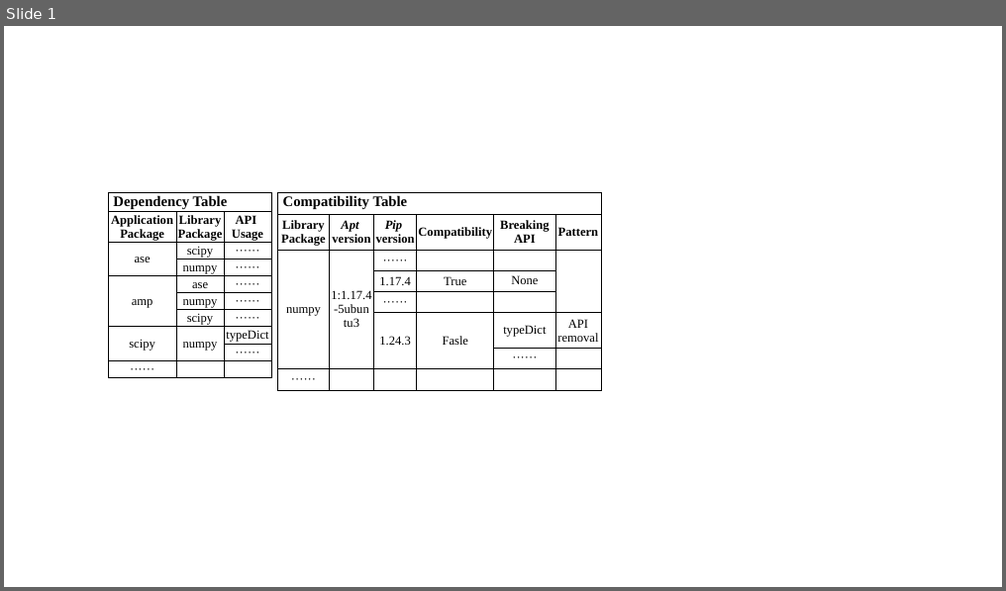
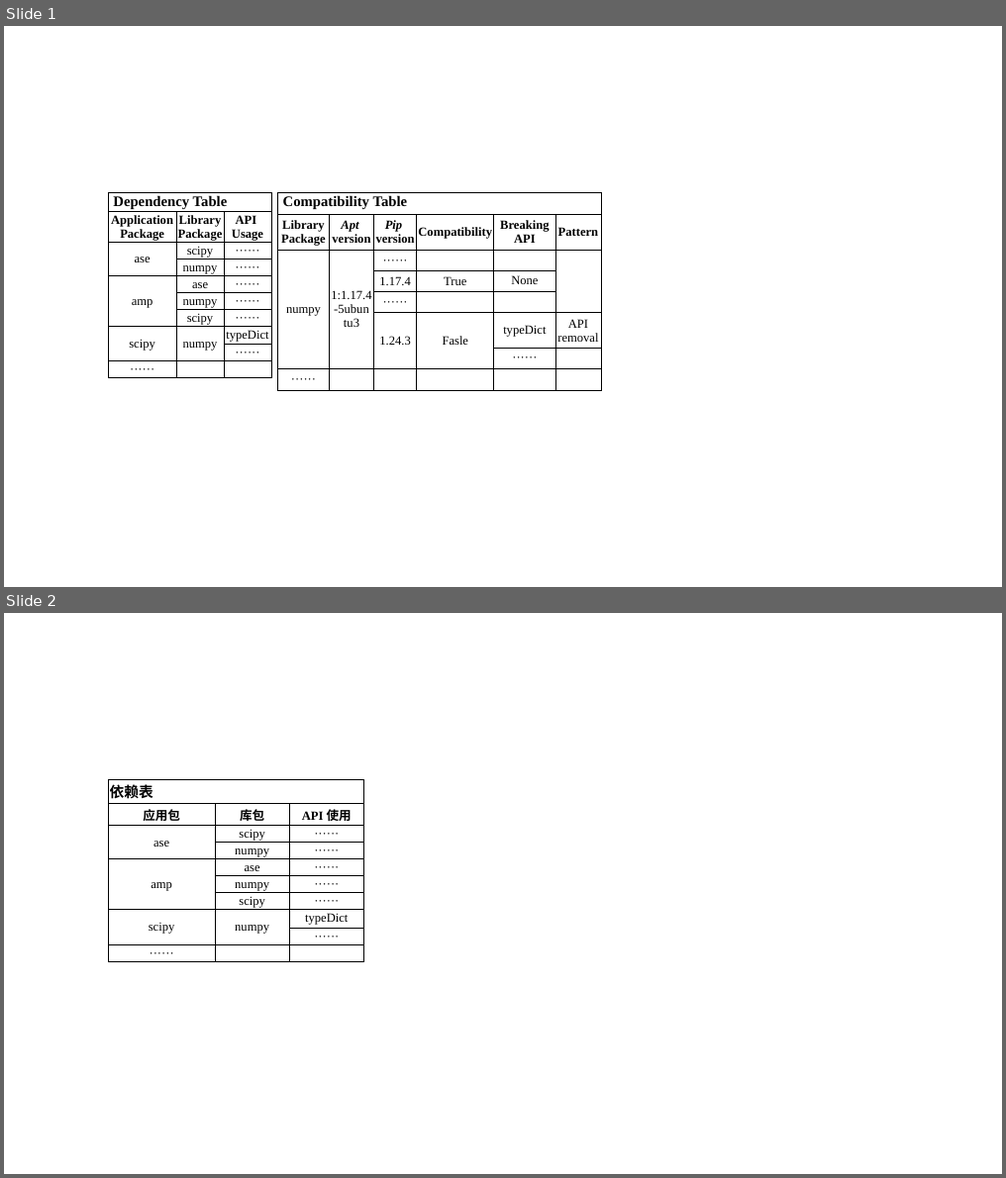
Before and after one commit to cse0001/thesis-master, a slide deck: figures/tables.pptx. Shown one above the other, each under a label of ours: slide 1 before the commit, slides 1 and 2 after it. The pictures are 1006x591 and 1006x1178 pixels, drawn with LibreOffice and Linux fonts; fonts in the diff are those of the drawing. Boxes give left, top, right and bottom in pixels: in the first picture for what was removed or moved away, otherwise in the second. Text is boxed around its words. In the diff, an @@ line names an element or a change of style, - is before the commit and + after.

```diff
--- a/figures/tables.pptx
+++ b/figures/tables.pptx
@@ slide 2 added at <box>4,613,1002,1174</box>, background #FFFFFF @@
@@ table added at <box>108,779,363,966</box>, 10 rows, 3 columns @@
+依赖表 |  | 
+应用包 | 库包 | API 使用
+ase | scipy | ······
+ | numpy | ······
+amp | ase | ······
+ | numpy | ······
+ | scipy | ······
+scipy | numpy | typeDict
+ |  | ······
+······ |  | 
```
Also in this commit, not shown: 1 other slide added, 16 other files.
